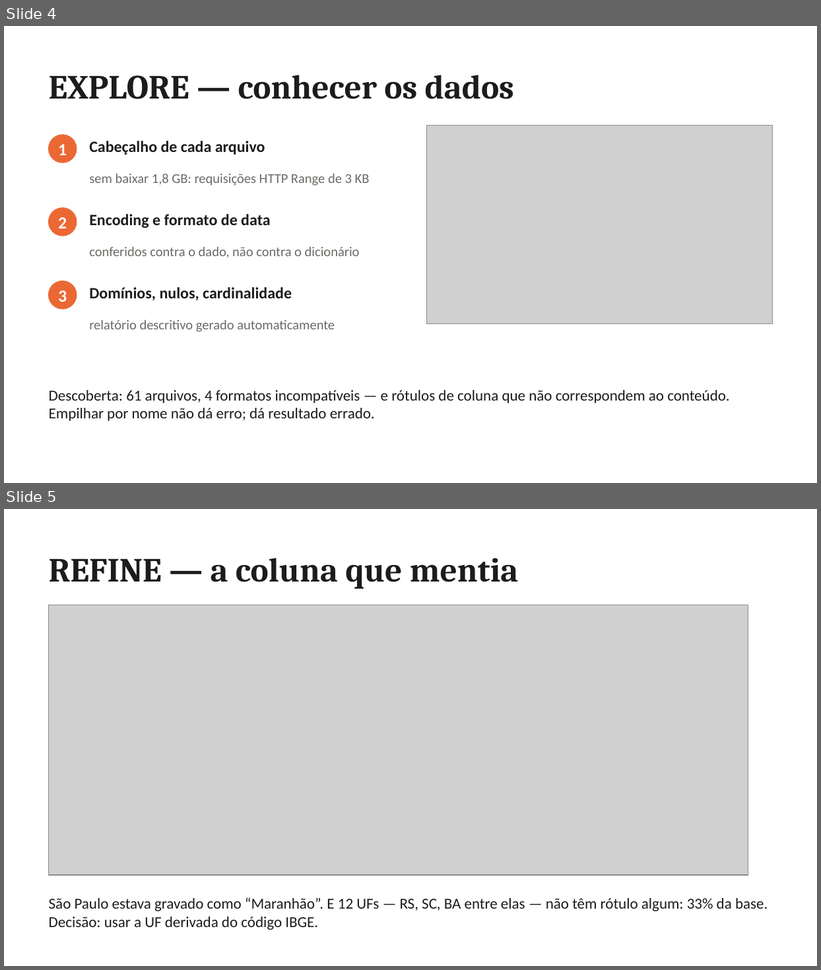
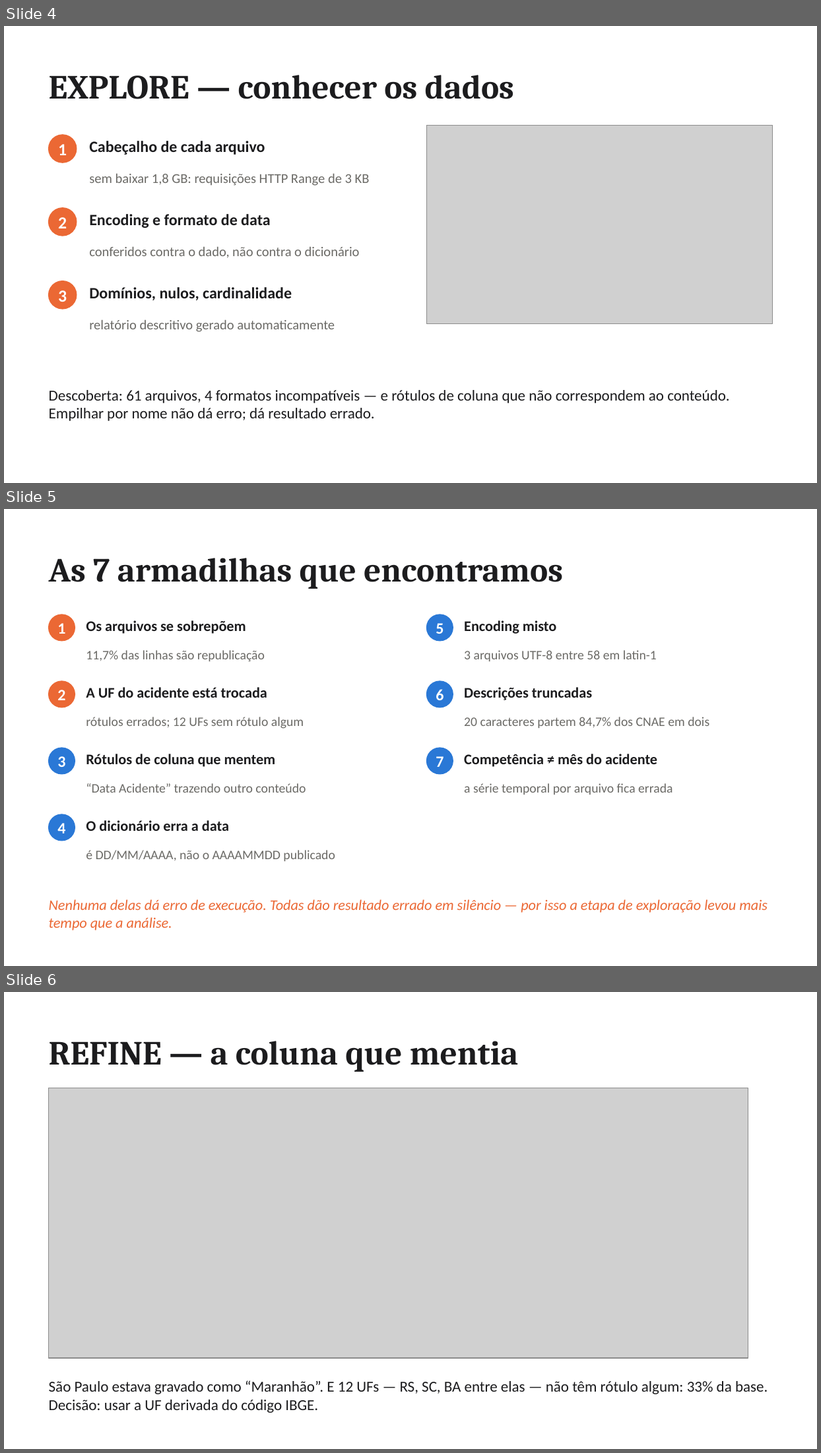
Before and after one commit to mrcsvg/ufpr-ppgcd-acidentes-no-trabalho, a slide deck: reports/apresentacao/apresentacao-cat.pptx. Shown one above the other, each under a label of ours: slides 4 and 5 before the commit, slides 4, 5 and 6 after it. The pictures are 821x970 and 821x1453 pixels, drawn with LibreOffice and Linux fonts; fonts in the diff are those of the drawing; grey boxes stand for pictures. Boxes give left, top, right and bottom in pixels: in the first picture for what was removed or moved away, otherwise in the second. Text is boxed around its words. In the diff, an @@ line names an element or a change of style, - is before the commit and + after.

```diff
--- a/reports/apresentacao/apresentacao-cat.pptx
+++ b/reports/apresentacao/apresentacao-cat.pptx
@@ slide 5 added at (x1=4, y1=509, x2=817, y2=966), background #FFFFFF @@
@@ text added at (x1=49, y1=558, x2=563, y2=589), 30 pt, text #1C1C1E, bold @@
+As 7 armadilhas que encontramos
@@ ellipse added at (x1=49, y1=615, x2=75, y2=641), fill #EB6834, outline #EB6834 1 pt @@
@@ text added at (x1=57, y1=623, x2=65, y2=634), 14 pt, text #FFFFFF, bold @@
+1
@@ text added at (x1=86, y1=621, x2=246, y2=634), 13 pt, text #1C1C1E, bold @@
+Os arquivos se sobrepõem
@@ ellipse added at (x1=427, y1=615, x2=453, y2=641), fill #2A78D6, outline #2A78D6 1 pt @@
@@ text added at (x1=436, y1=623, x2=444, y2=634), 14 pt, text #FFFFFF, bold @@
+5
@@ text added at (x1=464, y1=621, x2=557, y2=634), 13 pt, text #1C1C1E, bold @@
+Encoding misto
@@ text added at (x1=86, y1=650, x2=265, y2=662), 11.5 pt, text #6B6A66 @@
+11,7% das linhas são republicação
@@ text added at (x1=464, y1=650, x2=657, y2=661), 11.5 pt, text #6B6A66 @@
+3 arquivos UTF-8 entre 58 em latin-1
@@ ellipse added at (x1=49, y1=681, x2=75, y2=708), fill #EB6834, outline #EB6834 1 pt @@
@@ ellipse added at (x1=427, y1=681, x2=453, y2=708), fill #2A78D6, outline #2A78D6 1 pt @@
@@ text added at (x1=57, y1=690, x2=65, y2=700), 14 pt, text #FFFFFF, bold @@
+2
@@ text added at (x1=86, y1=687, x2=267, y2=698), 13 pt, text #1C1C1E, bold @@
+A UF do acidente está trocada
@@ text added at (x1=436, y1=689, x2=444, y2=700), 14 pt, text #FFFFFF, bold @@
+6
@@ text added at (x1=464, y1=687, x2=592, y2=700), 13 pt, text #1C1C1E, bold @@
+Descrições truncadas
@@ text added at (x1=86, y1=717, x2=304, y2=729), 11.5 pt, text #6B6A66 @@
+rótulos errados; 12 UFs sem rótulo algum
@@ text added at (x1=464, y1=717, x2=710, y2=728), 11.5 pt, text #6B6A66 @@
+20 caracteres partem 84,7% dos CNAE em dois
@@ ellipse added at (x1=49, y1=748, x2=75, y2=774), fill #2A78D6, outline #2A78D6 1 pt @@
@@ text added at (x1=57, y1=757, x2=65, y2=767), 14 pt, text #FFFFFF, bold @@
+3
@@ text added at (x1=86, y1=754, x2=276, y2=767), 13 pt, text #1C1C1E, bold @@
+Rótulos de coluna que mentem
@@ ellipse added at (x1=427, y1=748, x2=453, y2=774), fill #2A78D6, outline #2A78D6 1 pt @@
@@ text added at (x1=436, y1=757, x2=444, y2=767), 14 pt, text #FFFFFF, bold @@
+7
@@ text added at (x1=464, y1=754, x2=657, y2=767), 13 pt, text #1C1C1E, bold @@
+Competência ≠ mês do acidente
@@ text added at (x1=86, y1=784, x2=306, y2=793), 11.5 pt, text #6B6A66 @@
+“Data Acidente” trazendo outro conteúdo
@@ text added at (x1=464, y1=784, x2=673, y2=795), 11.5 pt, text #6B6A66 @@
+a série temporal por arquivo fica errada
@@ ellipse added at (x1=49, y1=815, x2=75, y2=841), fill #2A78D6, outline #2A78D6 1 pt @@
@@ text added at (x1=57, y1=823, x2=65, y2=834), 14 pt, text #FFFFFF, bold @@
+4
@@ text added at (x1=86, y1=821, x2=229, y2=831), 13 pt, text #1C1C1E, bold @@
+O dicionário erra a data
@@ text added at (x1=86, y1=850, x2=335, y2=861), 11.5 pt, text #6B6A66 @@
+é DD/MM/AAAA, não o AAAAMMDD publicado
@@ text added at (x1=49, y1=900, x2=768, y2=931), 13 pt, text #EB6834, italic @@
+Nenhuma delas dá erro de execução. Todas dão resultado errado em silêncio — por isso a etapa de exploração levou mais tempo que a análise.
@@ what was slide 5 is now slide 6 @@
```
Also in this commit, not shown: 2 other files.
